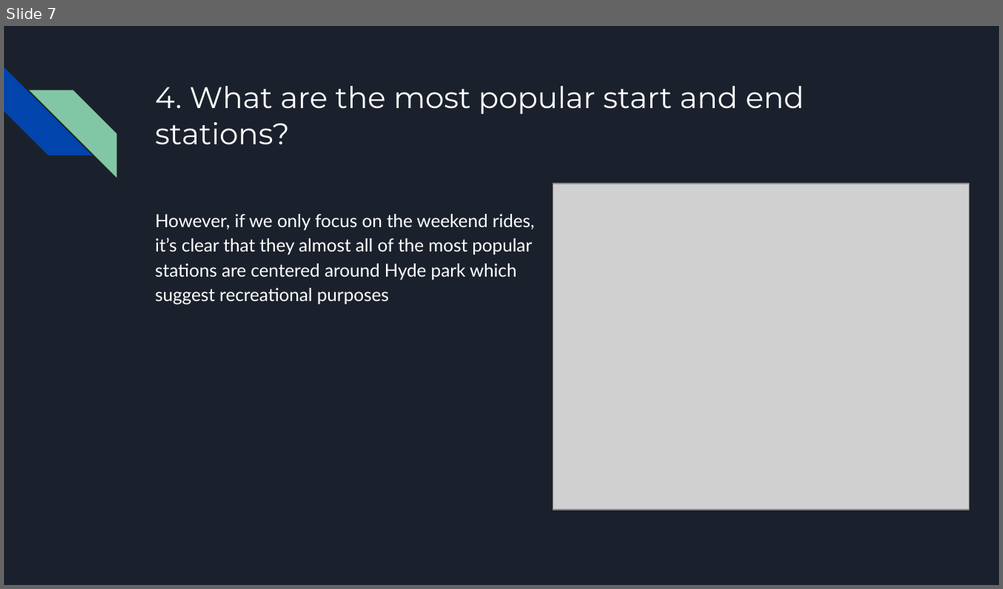
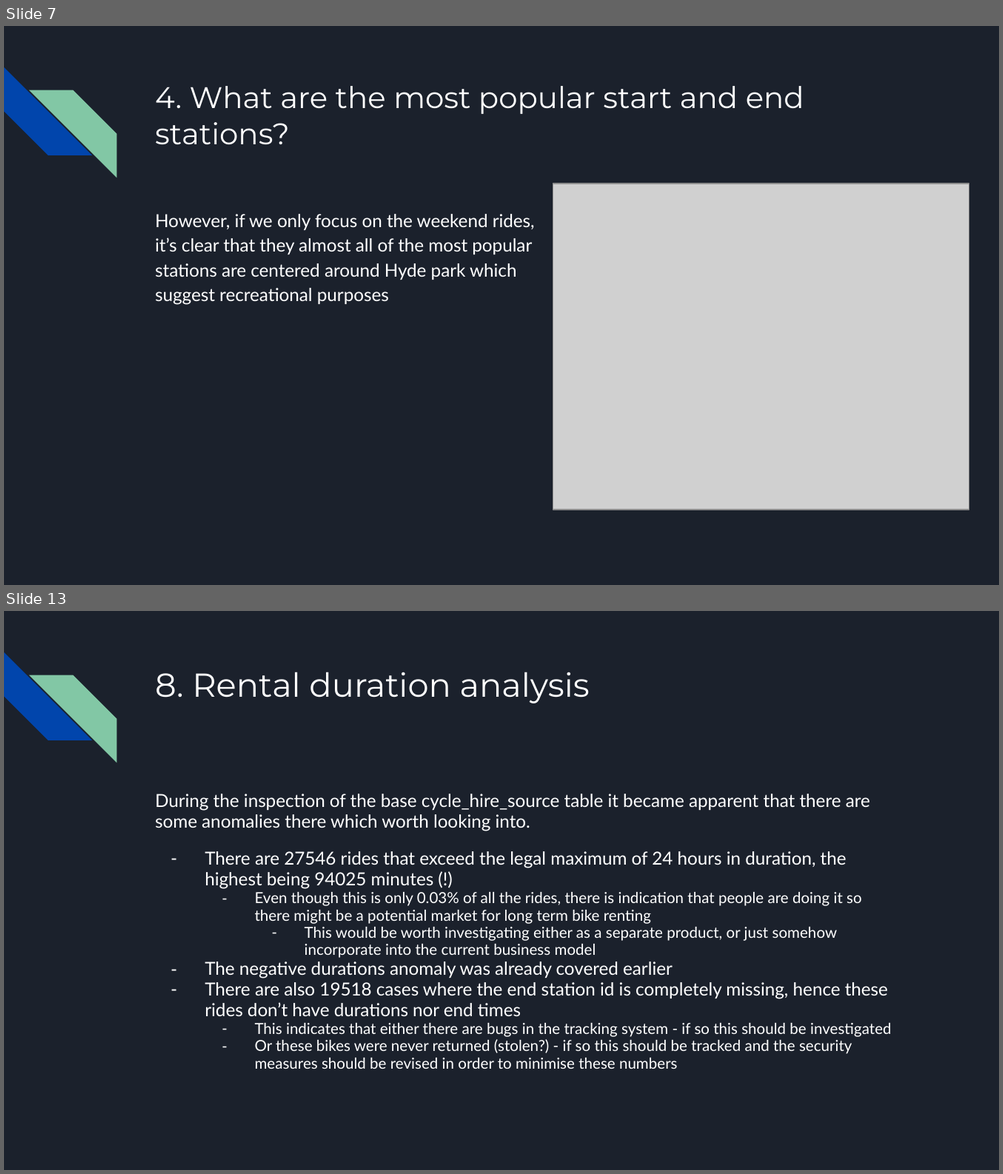
Before and after one commit to zsoltnyiri/zoe_take_home_test, a slide deck: Zoe - Take Home Task - Zsolt Nyiri.pptx. Shown one above the other, each under a label of ours: slide 7 before the commit, slides 7 and 13 after it; the slides between them are not shown. The pictures are 1003x589 and 1003x1174 pixels, drawn with LibreOffice and Linux fonts; fonts in the diff are those of the drawing; grey boxes stand for pictures. Boxes give left, top, right and bottom in pixels: in the first picture for what was removed or moved away, otherwise in the second. Text is boxed around its words. In the diff, an @@ line names an element or a change of style, - is before the commit and + after.

```diff
--- a/Zoe - Take Home Task - Zsolt Nyiri.pptx
+++ b/Zoe - Take Home Task - Zsolt Nyiri.pptx
@@ slide 13 added at (4, 611, 999, 1170), background #1B212C; not listed: 2 template elements that a slide beside it also shows @@
@@ title added at (155, 672, 589, 703), 24 pt, text #FFFFFF @@
+8. Rental duration analysis
@@ text added at (155, 794, 891, 1069), 11 pt, text #FFFFFF @@
+During the inspection of the base cycle_hire_source table it became apparent that there are some anomalies there which worth looking into.
+– There are 27546 rides that exceed the legal maximum of 24 hours in duration, the highest being 94025 minutes (!)
+  – Even though this is only 0.03% of all the rides, there is indication that people are doing it so there might be a potential market for long term bike renting
+    – This would be worth investigating either as a separate product, or just somehow incorporate into the current business model
+– The negative durations anomaly was already covered earlier
+– There are also 19518 cases where the end station id is completely missing, hence these rides don’t have durations nor end times
+  – This indicates that either there are bugs in the tracking system - if so this should be investigated
+  – Or these bikes were never returned (stolen?) - if so this should be tracked and the security measures should be revised in order to minimise these numbers
```
Also in this commit, not shown: 2 slides changed, 13 other slides added, 1 slide removed.
